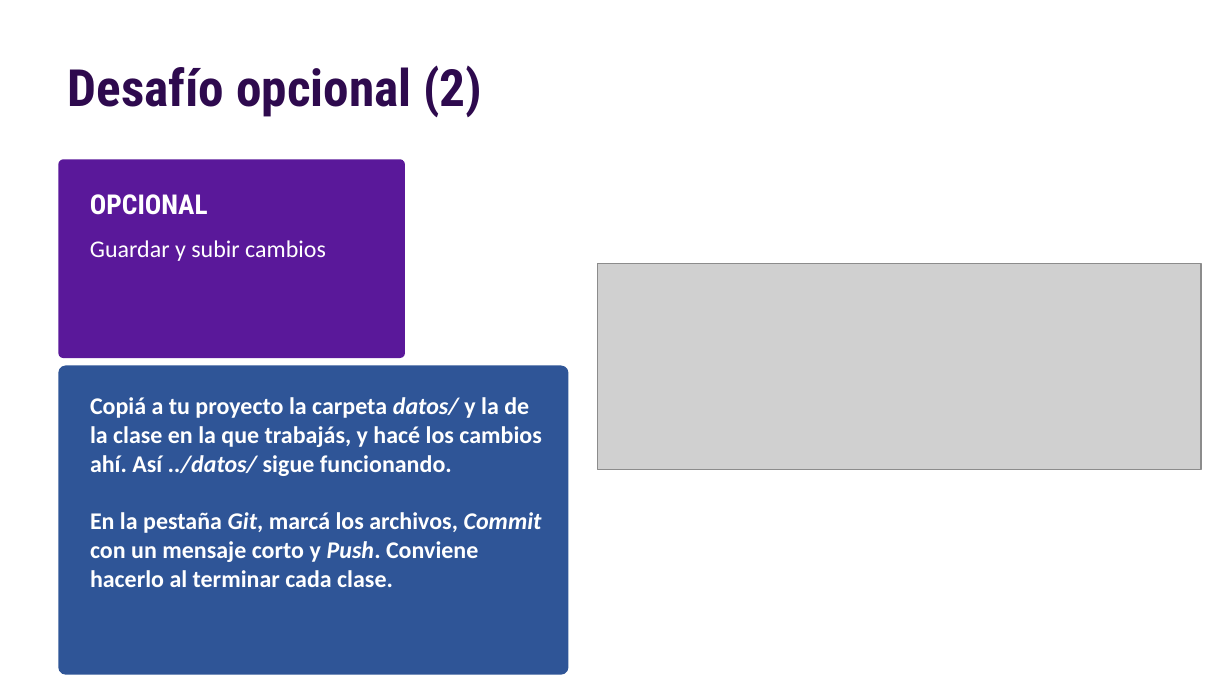
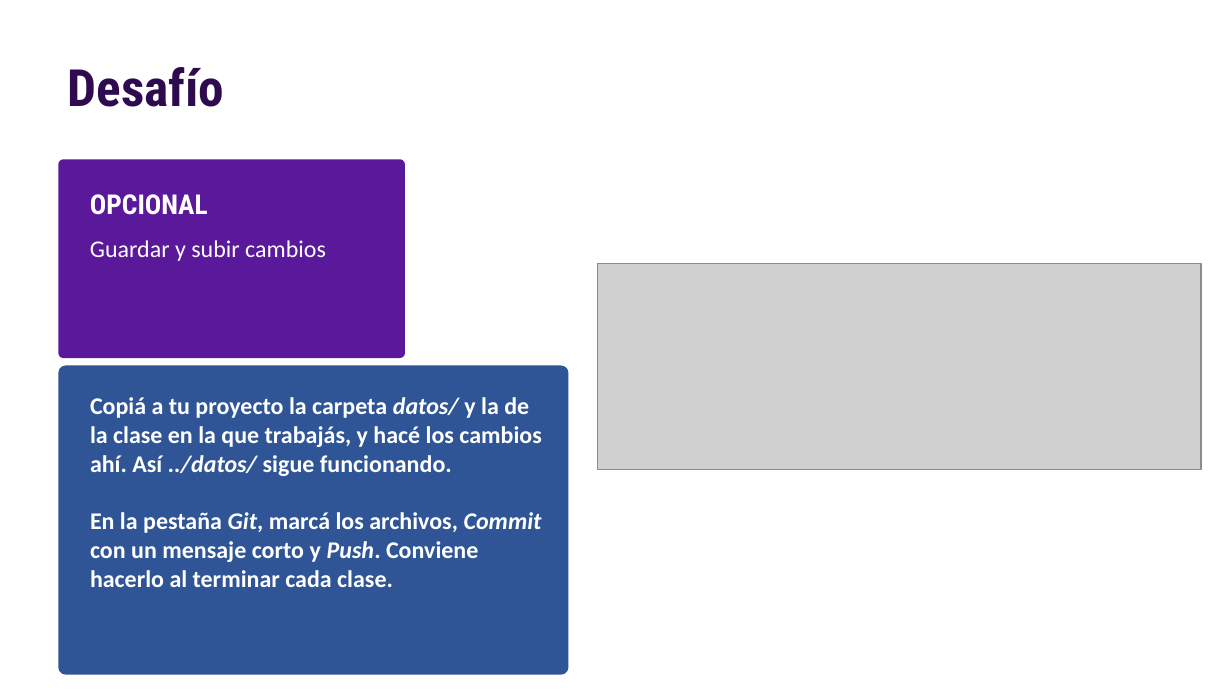
Before and after one commit to nahura99/visualizacion_datos_shiny, a slide deck: slide 22 of clase1/clase1.pptx (slide 21 before the commit). Drawn at 1232x693 pixels with LibreOffice and Linux fonts; fonts in the diff are those of the drawing; grey boxes stand for pictures. Boxes give left, top, right and bottom in pixels: in the first picture for what was removed or moved away, otherwise in the second. Text is boxed around its words. In the diff, an @@ line names an element or a change of style, - is before the commit and + after.

```diff
--- a/clase1/clase1.pptx
+++ b/clase1/clase1.pptx
@@ text at box(68, 67, 225, 107): text changed @@
-Desafío opcional (2)
+Desafío
```
Also in this commit, not shown: 3 other slides changed, 2 slides added, 1 slide removed, 1 other file.
